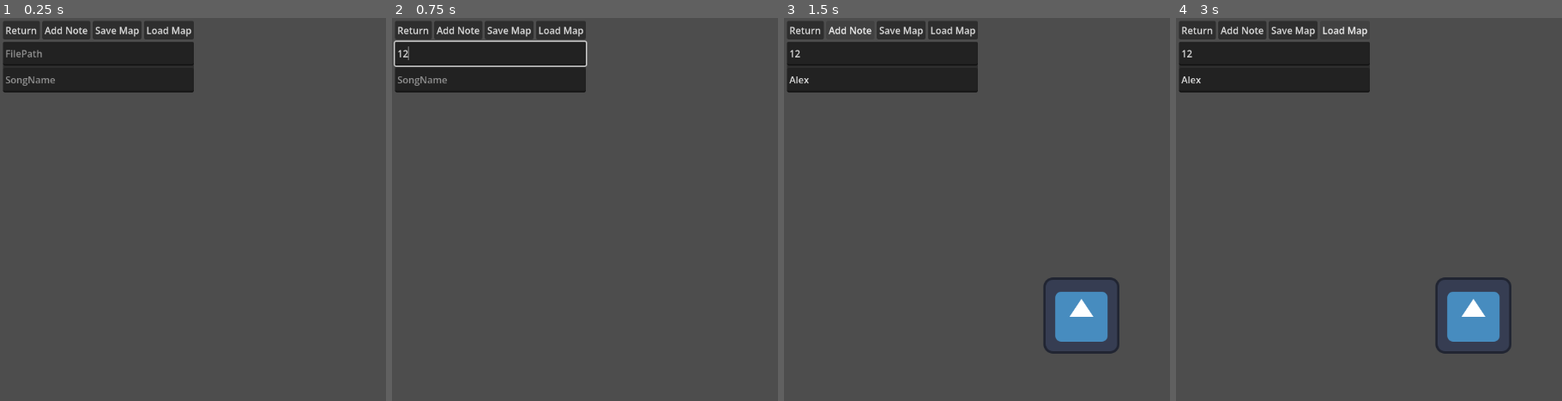
Above: before the commit, frames 1-4 (left to right).
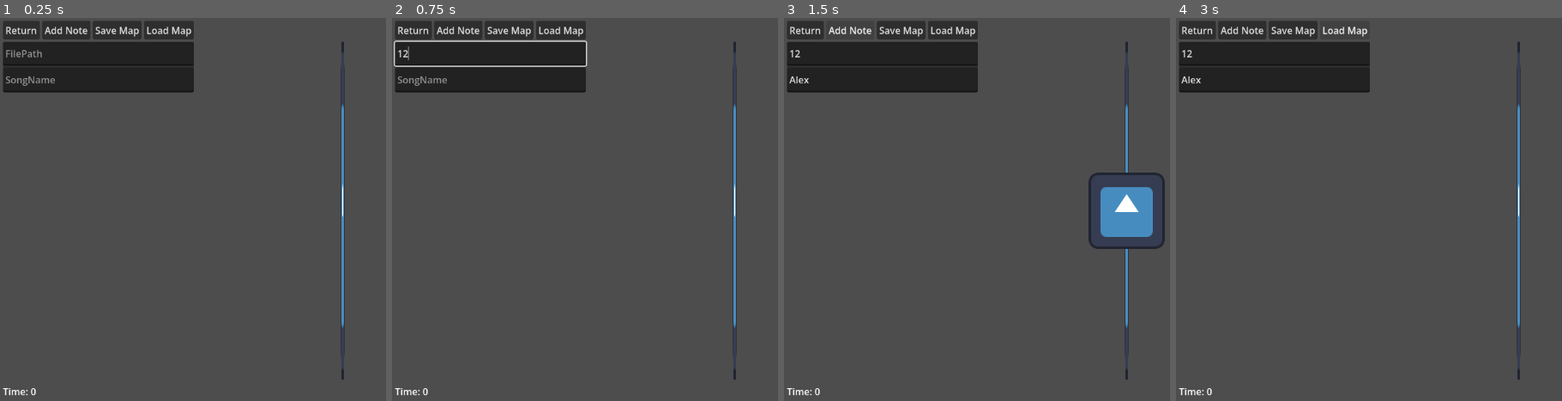
Above: after the commit, the same moments.

Repository: JoshDean599/12DI-Josh-Dean
Game: Godot game, scene res://Scenes/editor.tscn
Two runs of this game, one before a commit and one after it. Both use one fixed random seed, a clock stepped at 60 frames per second and the inputs below. This scene is started directly instead of the project's main scene. The engine's default icon, where the game draws it, is replaced by a stand-in: a white triangle on a blue panel in a dark square.
Inputs (mouse positions are in pixels of both pictures, inside the frame that each line leads up to):
- Up to frame 1 (0.25 s): no input
- Up to frame 2 (0.75 s): click (492, 52) at 0.52 s; type "12" at 0.6 s
- Up to frame 3 (1.5 s): click (884, 79) at 0.75 s; type "Alex" at 0.83 s; click "Add Note" at 1.25 s
- Up to frame 4 (3 s): click "Save Map" at 2 s; click "Load Map" at 2.75 s

The runs differ from the first frame. In frame 1, 0.8% of the frame differs, in the area x 0-90%, y 6-99%; in frame 2, 0.8%; in frame 3, 5.1%, in the area x 0-99%, y 6-99%; in frame 4, 3.1%.

Commit message:
28_5_26
Adding Editor camera movement for longer song creation.

Diff:
--- a/rhythm-game-project/Scenes/Objects/editor_note.gd
+++ b/rhythm-game-project/Scenes/Objects/editor_note.gd
@@ -58,7 +58,7 @@
 
 func _on_click_detector_button_down() -> void:
 	dragging = true
-	draggedOffset  = get_global_mouse_position() - global_position
+	draggedOffset = get_global_mouse_position() - global_position
 
 #	var currentTime = Time.get_ticks_msec() / 1000.0
 #	if currentTime - lastClickTime <= doubleClickThreshold:
--- a/rhythm-game-project/Scenes/Objects/note_handler.gd
+++ b/rhythm-game-project/Scenes/Objects/note_handler.gd
@@ -45,17 +45,11 @@
 func create_note(noteSettings: Dictionary) -> void:
 	var noteInstance = Globals.GameNote.instantiate()
 	$Notes.call_deferred("add_child", noteInstance)
+	noteSettings.position.x = 1220
 	noteSettings.position.y -= self.position.y
 	noteInstance.setup(self, noteSettings, get_parent().currentTime)
 	# Add the note to the end of the note queue
 	noteQueue.push_back(noteInstance)
-
-func remove_note(id):
-	if noteQueue.get(id):
-		var noteToPop = noteQueue.get(id)
-		noteToPop.queue_free()
-		pass
-	pass
 
 
 func load_song(song):
@@ -69,10 +63,8 @@
 		if loadedSong.Notes[currentIndex].time < loadedSong.Notes[closestNote].time:
 			closestNote = currentIndex
 		currentIndex += 1
-	print("Note time: ", loadedSong.Notes[closestNote].time, " Added time: ", loadedSong.Notes[closestNote].time + game.bufferTime, " CurrentTime: ", game.currentTime)
 
 	if loadedSong.Notes[closestNote].time + game.bufferTime <= game.currentTime:
-		print("CreatedNote: ", loadedSong.Notes[closestNote])
 		create_note(loadedSong.Notes.pop_at(closestNote))
 
 
--- a/rhythm-game-project/Scenes/editor.gd
+++ b/rhythm-game-project/Scenes/editor.gd
@@ -5,15 +5,23 @@
 
 @export var noteSpeed = 250
 
+@onready var camera = $Camera2D
+var cameraOffset = 0
+var dragging = false
+var startDragPosition = Vector2.ZERO
+
+
 func _on_add_note_pressed() -> void:
-	createNewNote(Vector2(500, 500), Vector2())
+	createNewNote(Vector2(0, 0), Vector2())
 
 
 func createNewNote(Position: Vector2, TailPosition: Vector2) -> void:
 	var newNote = Globals.EditorNote.instantiate()
 	$Notes.add_child(newNote)
 
-	newNote.position = Position
+	newNote.position.x = Position.x + camera.position.x
+	newNote.position.y = Position.y + camera.position.y
+	print(newNote.position, " ", camera.position)
 
 	newNote.get_node("Tail").position = TailPosition
 	newNote.get_node("Line2D").set_point_position(1, TailPosition)
@@ -33,8 +41,8 @@
 			{
 				time = i.position.x / noteSpeed,
 				position = {
-					x = i.position.x,
-					y = i.position.y
+					x = i.position.x - camera.position.x,
+					y = i.position.y - camera.position.y
 				},
 				tailPosition = {
 					x = i.get_node("Tail").position.x,
@@ -68,10 +76,24 @@
 
 	for i in saveAsDict.Notes: # Load the notes from the savePath
 		createNewNote(
-			Vector2(i.position.x, i.position.y), 		# Note Position
+			Vector2(i.position.x + camera.position.x, i.position.y + camera.position.y), # Note Position
 			Vector2(i.tailPosition.x, i.tailPosition.y) # Note Tail Position
 		)
 
 
 func _on_return_button_pressed() -> void:
 	Globals.change_scene(Globals.MainMenu)
+
+func _process(_delta: float) -> void:
+	if dragging:
+		camera.position.x = DisplayServer.mouse_get_position().x - startDragPosition
+		$UI/Control/MarginContainer2/Label.text = "Time: " + str(camera.position.x / noteSpeed)
+
+
+func _on_drag_detector_button_down() -> void:
+	dragging = true
+	startDragPosition = DisplayServer.mouse_get_position().x - camera.position.x
+
+
+func _on_drag_detector_button_up() -> void:
+	dragging = false
--- a/rhythm-game-project/Scenes/editor.tscn
+++ b/rhythm-game-project/Scenes/editor.tscn
@@ -1,6 +1,7 @@
 [gd_scene format=3 uid="uid://brfyccsgwq6rl"]
 
 [ext_resource type="Script" uid="uid://i5pwojav548r" path="res://Scenes/editor.gd" id="1_wqabg"]
+[ext_resource type="Texture2D" uid="uid://43s0ilqd1cce" path="res://icon.svg" id="2_24ceq"]
 
 [node name="Editor" type="Node2D" unique_id=219707909]
 script = ExtResource("1_wqabg")
@@ -64,9 +65,39 @@
 size_flags_vertical = 3
 placeholder_text = "SongName"
 
+[node name="MarginContainer2" type="MarginContainer" parent="UI/Control" unique_id=2146079056]
+layout_mode = 0
+offset_top = 608.0
+offset_right = 56.0
+offset_bottom = 648.0
+theme_override_constants/margin_left = 5
+theme_override_constants/margin_top = 5
+theme_override_constants/margin_right = 5
+theme_override_constants/margin_bottom = 5
+
+[node name="Label" type="Label" parent="UI/Control/MarginContainer2" unique_id=934091839]
+layout_mode = 2
+text = "Time: 0"
+
+[node name="Camera2D" type="Camera2D" parent="." unique_id=1114025308]
+position = Vector2(0, 1001)
+
+[node name="Sprite2D" type="Sprite2D" parent="Camera2D" unique_id=2048603556]
+scale = Vector2(0.040001586, 4.4399996)
+texture = ExtResource("2_24ceq")
+
+[node name="Drag Detector" type="Button" parent="Camera2D" unique_id=360671343]
+self_modulate = Color(1, 1, 1, 0)
+offset_left = -578.0
+offset_top = -326.0
+offset_right = 578.0
+offset_bottom = 326.0
+
 [node name="Notes" type="Node2D" parent="." unique_id=443945100]
 
 [connection signal="pressed" from="UI/Control/MarginContainer/VBoxContainer/HBoxContainer/Return" to="." method="_on_return_button_pressed"]
 [connection signal="pressed" from="UI/Control/MarginContainer/VBoxContainer/HBoxContainer/Add Note" to="." method="_on_add_note_pressed"]
 [connection signal="pressed" from="UI/Control/MarginContainer/VBoxContainer/HBoxContainer/Save" to="." method="_on_save_pressed"]
 [connection signal="pressed" from="UI/Control/MarginContainer/VBoxContainer/HBoxContainer/Load" to="." method="_on_load_pressed"]
+[connection signal="button_down" from="Camera2D/Drag Detector" to="." method="_on_drag_detector_button_down"]
+[connection signal="button_up" from="Camera2D/Drag Detector" to="." method="_on_drag_detector_button_up"]
--- a/rhythm-game-project/Scenes/game.gd
+++ b/rhythm-game-project/Scenes/game.gd
@@ -32,11 +32,6 @@
 	songHandler.get_node("Audio").stop()
 	playing = false
 
-	# Remove all loaded notes from the scene and queue:
-	for i in noteHandler.noteQueue:
-		noteHandler.remove_note(i) # Maybe...
-
-
 	for i in noteHandler.get_node("Notes").get_children().size():
 		noteHandler.get_node("Notes").get_child(i).queue_free()
 	noteHandler.noteQueue = []
--- a/rhythm-game-project/Songs/Maps/new.json
+++ b/rhythm-game-project/Songs/Maps/new.json
@@ -1,41 +1,16 @@
 {
 	"Notes": [
 		{
-			"name": "EditorNote",
 			"position": {
-				"x": 500.0,
-				"y": 400.0
+				"x": 0.0,
+				"y": 0.0
 			},
 			"tailPosition": {
-				"x": 300.0,
+				"x": 0.0,
 				"y": 0.0
 			},
-			"time": 2.0
-		},
-		{
-			"name": "@Node2D@12",
-			"position": {
-				"x": 300.0,
-				"y": 200.0
-			},
-			"tailPosition": {
-				"x": 200.0,
-				"y": 0.0
-			},
-			"time": 1.2
-		},
-		{
-			"name": "@Node2D@13",
-			"position": {
-				"x": 800.0,
-				"y": 200.0
-			},
-			"tailPosition": {
-				"x": 200.0,
-				"y": 0.0
-			},
-			"time": 3.2
+			"time": 0.0
 		}
 	],
-	"Song": "NEFFEX - Hate It or Love It"
+	"Song": ""
 }
